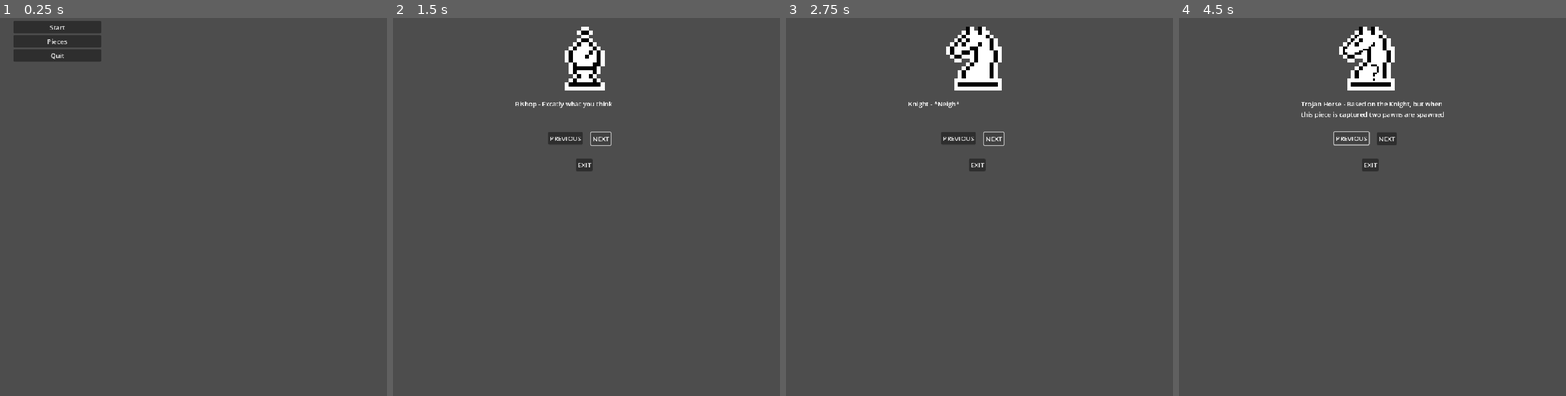
Above: before the commit, frames 1-4 (left to right).
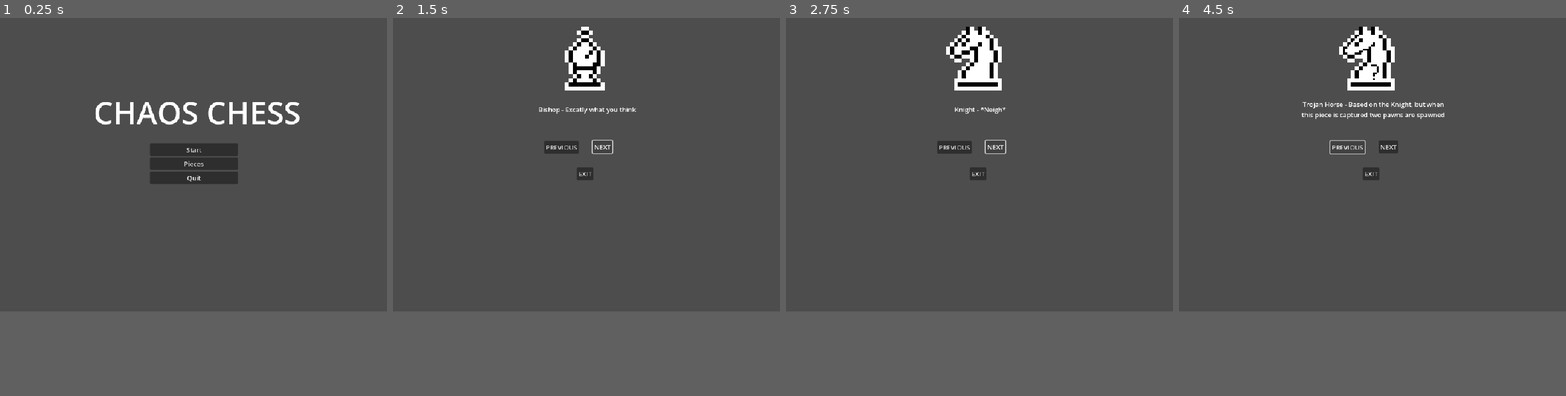
Above: after the commit, the same moments.

Repository: Wyadox/TurnBasedLite
Game: Godot game, scene res://scenes/game.tscn
Two runs of this game, one before a commit and one after it. Both use one fixed random seed, a clock stepped at 60 frames per second and the inputs below.
Inputs:
- Up to frame 1 (0.25 s): no input
- Up to frame 2 (1.5 s): click "Pieces" at 0.5 s; click "NEXT" at 1.25 s
- Up to frame 3 (2.75 s): click "NEXT" at 2 s
- Up to frame 4 (4.5 s): click "PREVIOUS" at 2.75 s; click "PREVIOUS" at 3.5 s; click "PREVIOUS" at 4.25 s
In our replay, the window is 800x800 before the commit and 800x625 after it. These sizes can differ from the game's own. Grey fills any space a smaller window leaves; there, only what the larger window draws over its background counts as a difference.

The runs differ from the first frame. In frame 1, 5.6% of the frame differs, in the area x 3-78%, y 0-44%; in frame 2, 1.0%; in frame 3, 0.9%; in frame 4, 1.1%.

Commit message:
Move Timer + Promoted Indicator
Added a move timer that forces the player to make a move within a certain time, otherwise a random move is chosen

Also promoted indicator

Diff:
--- a/chess-game/project.godot
+++ b/chess-game/project.godot
@@ -22,7 +22,7 @@
 [display]
 
 window/size/viewport_width=960
-window/size/viewport_height=960
+window/size/viewport_height=750
 window/stretch/mode="canvas_items"
 
 [input]
--- a/chess-game/scenes/descriptions.tscn
+++ b/chess-game/scenes/descriptions.tscn
@@ -1,6 +1,6 @@
 [gd_scene load_steps=4 format=3 uid="uid://c6ulmyy15jdeu"]
 
-[ext_resource type="Script" uid="uid://dbjmnp715fnbm" path="res://descriptions.gd" id="1_yr26l"]
+[ext_resource type="Script" uid="uid://dbjmnp715fnbm" path="res://scripts/descriptions.gd" id="1_yr26l"]
 [ext_resource type="Texture2D" uid="uid://bhpcvx2c3573d" path="res://StunIndicator.png" id="2_5jbt0"]
 [ext_resource type="Texture2D" uid="uid://c2ffhrqxtv6do" path="res://customPiecesSpritesheet.png" id="3_n6byr"]
 
@@ -13,18 +13,18 @@
 
 [node name="Left_Button" type="Button" parent="."]
 layout_mode = 0
-offset_left = 385.0
-offset_top = 305.0
-offset_right = 471.0
-offset_bottom = 336.0
+offset_left = 375.0
+offset_top = 327.0
+offset_right = 461.0
+offset_bottom = 358.0
 text = "PREVIOUS"
 
 [node name="Right_Button" type="Button" parent="."]
 layout_mode = 0
-offset_left = 491.0
-offset_top = 306.0
-offset_right = 540.0
-offset_bottom = 337.0
+offset_left = 495.0
+offset_top = 326.0
+offset_right = 544.0
+offset_bottom = 357.0
 text = "NEXT"
 
 [node name="image_preview" type="TextureRect" parent="."]
@@ -37,19 +37,21 @@
 
 [node name="Label" type="Label" parent="."]
 layout_mode = 0
-offset_left = 303.0
-offset_top = 223.0
-offset_right = 659.0
-offset_bottom = 296.0
+offset_left = 304.0
+offset_top = 212.0
+offset_right = 660.0
+offset_bottom = 285.0
 text = "HELLO THERE "
+horizontal_alignment = 1
+vertical_alignment = 1
 autowrap_mode = 2
 
 [node name="Exit_Button" type="Button" parent="."]
 layout_mode = 0
-offset_left = 454.0
-offset_top = 371.0
-offset_right = 495.0
-offset_bottom = 402.0
+offset_left = 456.0
+offset_top = 393.0
+offset_right = 497.0
+offset_bottom = 424.0
 text = "EXIT"
 
 [node name="Sprite2D" type="Sprite2D" parent="."]
--- a/chess-game/scenes/game.tscn
+++ b/chess-game/scenes/game.tscn
@@ -1,10 +1,12 @@
-[gd_scene load_steps=6 format=3 uid="uid://bxdepwhprt4pp"]
+[gd_scene load_steps=8 format=3 uid="uid://bxdepwhprt4pp"]
 
 [ext_resource type="Script" uid="uid://bj20fx8i5xny6" path="res://scripts/game.gd" id="1_yqjtg"]
 [ext_resource type="Script" uid="uid://dlwh8mqmkmuqo" path="res://scripts/board.gd" id="2_lnu2h"]
 [ext_resource type="Script" uid="uid://b3kuug82fetu7" path="res://scripts/setup_phase_ui.gd" id="3_lnu2h"]
 [ext_resource type="Script" uid="uid://ft8v0cp8vk1p" path="res://scripts/main_menu.gd" id="4_lbhrr"]
 [ext_resource type="Script" uid="uid://dh2jkjv5144ew" path="res://scripts/opponent_ui.gd" id="5_iywne"]
+[ext_resource type="Texture2D" uid="uid://d31qmqe0kjyid" path="res://EmptyBar.png" id="6_u5sy4"]
+[ext_resource type="Texture2D" uid="uid://3dyvehvtliv5" path="res://FullBar.png" id="7_gee14"]
 
 [node name="Game" type="Node2D"]
 script = ExtResource("1_yqjtg")
@@ -34,10 +36,10 @@
 anchor_top = 0.5
 anchor_right = 0.5
 anchor_bottom = 0.5
-offset_left = 204.0
-offset_top = 360.0
-offset_right = 817.0
-offset_bottom = 466.0
+offset_left = 185.0
+offset_top = 226.0
+offset_right = 798.0
+offset_bottom = 332.0
 grow_horizontal = 2
 grow_vertical = 2
 theme_override_font_sizes/font_size = 75
@@ -50,10 +52,10 @@
 anchor_top = 2.015
 anchor_right = 2.4220002
 anchor_bottom = 2.015
-offset_left = 420.0
-offset_top = 483.0
-offset_right = 592.0
-offset_bottom = 530.0
+offset_left = 392.0
+offset_top = 318.0
+offset_right = 564.0
+offset_bottom = 365.0
 grow_horizontal = 2
 grow_vertical = 2
 text = "Main Menu
@@ -110,7 +112,7 @@
 
 [node name="Arco_Button" type="Button" parent="SetupPhaseUI/VBoxContainer"]
 layout_mode = 2
-text = "ARCO
+text = "Acrobishop
 "
 
 [node name="Shield_Button" type="Button" parent="SetupPhaseUI/VBoxContainer"]
@@ -151,11 +153,22 @@
 [node name="MainMenu" type="Control" parent="."]
 layout_mode = 3
 anchors_preset = 0
-offset_left = 33.0
-offset_top = 29.0
-offset_right = 234.0
-offset_bottom = 190.0
+offset_left = 372.0
+offset_top = 333.0
+offset_right = 573.0
+offset_bottom = 494.0
 script = ExtResource("4_lbhrr")
+
+[node name="Label" type="Label" parent="MainMenu"]
+layout_mode = 0
+offset_left = -140.0
+offset_top = -149.0
+offset_right = 374.0
+offset_bottom = -6.0
+theme_override_font_sizes/font_size = 77
+text = "CHAOS CHESS"
+horizontal_alignment = 1
+vertical_alignment = 1
 
 [node name="VBoxContainer" type="VBoxContainer" parent="MainMenu"]
 layout_mode = 0
@@ -177,16 +190,29 @@
 [node name="OpponentUI" type="Control" parent="."]
 layout_mode = 3
 anchors_preset = 0
-offset_left = 152.0
-offset_top = 175.0
-offset_right = 412.0
-offset_bottom = 333.0
+offset_left = 173.0
+offset_top = 47.0
+offset_right = 433.0
+offset_bottom = 205.0
 script = ExtResource("5_iywne")
 
+[node name="Label" type="Label" parent="OpponentUI"]
+layout_mode = 0
+offset_left = 40.0
+offset_top = 186.0
+offset_right = 631.0
+offset_bottom = 320.0
+theme_override_font_sizes/font_size = 46
+text = "CHOOSE YOUR OPPONENT"
+horizontal_alignment = 1
+vertical_alignment = 1
+
 [node name="HBoxContainer" type="HBoxContainer" parent="OpponentUI"]
 layout_mode = 0
-offset_right = 319.0
-offset_bottom = 41.0
+offset_left = 188.0
+offset_top = 317.0
+offset_right = 507.0
+offset_bottom = 358.0
 theme_override_constants/separation = 100
 
 [node name="HumanButton" type="Button" parent="OpponentUI/HBoxContainer"]
@@ -196,6 +222,30 @@
 [node name="AiButton" type="Button" parent="OpponentUI/HBoxContainer"]
 layout_mode = 2
 text = "Computer"
+
+[node name="MoveTimer" type="Timer" parent="."]
+wait_time = 15.0
+one_shot = true
+
+[node name="TimerLabel" type="Label" parent="."]
+offset_left = 780.0
+offset_top = 612.0
+offset_right = 949.0
+offset_bottom = 705.0
+theme_override_font_sizes/font_size = 50
+horizontal_alignment = 1
+vertical_alignment = 1
+
+[node name="MoveTimerBar" type="TextureProgressBar" parent="."]
+offset_left = 796.0
+offset_top = 569.0
+offset_right = 828.0
+offset_bottom = 601.0
+scale = Vector2(4.440916, 4.440916)
+max_value = 15.0
+fill_mode = 4
+texture_under = ExtResource("6_u5sy4")
+texture_progress = ExtResource("7_gee14")
 
 [connection signal="init_ai" from="." to="Board" method="_on_game_init_ai"]
 [connection signal="selected_square" from="." to="Board" method="_on_game_selected_square"]
@@ -232,3 +282,4 @@
 [connection signal="setup_ready" from="OpponentUI" to="Board" method="_on_opponent_ui_setup_ready"]
 [connection signal="pressed" from="OpponentUI/HBoxContainer/HumanButton" to="OpponentUI" method="_on_human_button_pressed"]
 [connection signal="pressed" from="OpponentUI/HBoxContainer/AiButton" to="OpponentUI" method="_on_ai_button_pressed"]
+[connection signal="timeout" from="MoveTimer" to="." method="_on_move_timer_timeout"]
--- a/chess-game/scripts/board.gd
+++ b/chess-game/scripts/board.gd
@@ -255,12 +255,17 @@
 
 func spawn_indicator(pos : Vector2, status : String):
 	var indicator = status_indicator.instantiate()
-	var offset : int
+	var xOffset : int
+	var yOffset : int
 	if (status == "protected"):
-		offset = 40
-	else:
-		offset = -40
-	indicator.position = Vector2(pos.x * 120 + 60 + offset, pos.y * 120 + 60 + 40)
+		xOffset = 40
+	else:
+		xOffset = -40
+	if (status == "promoted"):
+		yOffset = 40
+	else:
+		yOffset = -40
+	indicator.position = Vector2(pos.x * 120 + 60 + xOffset, pos.y * 120 + 60 + yOffset)
 	indicator.z_index = 101
 	indicator.set_status(status)
 	add_child(indicator)
@@ -279,8 +284,10 @@
 
 		if piece.stun_counter > 0:
 			spawn_indicator(pos, "stunned")
-		elif piece_is_protected(piece):
+		if piece_is_protected(piece):
 			spawn_indicator(pos, "protected")
+		if piece.promoted:
+			spawn_indicator(pos, "promoted")
 
 func piece_is_protected(piece):
 	var king_pos
--- a/chess-game/scripts/game.gd
+++ b/chess-game/scripts/game.gd
@@ -18,6 +18,8 @@
 var selected_piece = null;
 var previous_position = null;
 var setup_complete: bool = false
+var allow_select : bool = false
+var failed_to_move : bool = false
 
 @onready var board = $Board;
 @onready var ui_control = $Control
@@ -25,18 +27,27 @@
 @onready var setup_ui = $SetupPhaseUI
 @onready var main_menu_ui = $MainMenu
 
+@onready var move_timer : Timer = $MoveTimer
+@onready var timer_label : Label = $TimerLabel
+@onready var timer_bar : TextureProgressBar = $MoveTimerBar
+var move_time := 15.0
+var time_remaining := 15.0
+
 # Called when the node enters the scene tree for the first time.
 func _ready():
 	ui_control.hide()
 	win_label.hide()
 	setup_ui.hide()
+	timer_bar.hide()
 	init_game()
+	allow_select = false
 
 func _on_opponent_ui_setup_ready() -> void:
 	ui_control.hide()
 	win_label.hide()
 	setup_ui.show()
 	setup_complete = false
+	allow_select = true
 
 
 func _input(event):
@@ -47,6 +58,9 @@
 		var pos = get_pos_under_mouse()
 		selected_piece = board.get_piece(pos)
 		# Drag piece only if they are under the mouse or are of current player
+		if !allow_select:
+			return
+
 		if selected_piece == null and !setup_complete:
 			if pos.x < 6 and pos.x > -1 and pos.y < 6 and pos.y > -1:
 				if status == Globals.COLORS.WHITE and pos.y == 5:
@@ -238,7 +252,7 @@
 				return false
 
 	var dest_piece = board.get_piece(to_pos)
-	if dest_piece != null and board.piece_is_protected(dest_piece):
+	if dest_piece != null and (board.piece_is_protected(dest_piece) or dest_piece.piece_type == Globals.PIECE_TYPES.DUCK):
 		return false
 
 
@@ -328,11 +342,35 @@
 		end_turn()
 		evaluate_end_game()
 
+func move_from_timeout(otherPlayer : Globals.PLAYER):
+	var piece_died = false
+
+	var valid_moves = get_valid_moves()
+	if len(valid_moves) == 0:
+		set_win(otherPlayer)
+		return
+	var move = valid_moves.pick_random()
+	var piece = move[0]
+	var pos = move[1]
+	var dest_piece = board.get_piece(pos)
+
+	if dest_piece != null:
+		if dest_piece.piece_type == Globals.PIECE_TYPES.JOUST_BISHOP:
+			piece_died = true
+		board.delete_piece(dest_piece)
+	piece.move_position(pos)
+	if piece_died:
+		board.delete_piece(piece)
+	end_turn()
+	evaluate_end_game()
+
+
 func evaluate_end_game():
 	# Check whether the current user can make any legal move
 	var moves = get_valid_moves()
 	if len(moves) == 0:
 		game_over = true
+		move_timer.stop()
 		set_win(Globals.PLAYER.TWO if status == player_color else Globals.PLAYER.ONE)
 		return true
 
@@ -353,6 +391,7 @@
 
 	if white_piece_count == 1 and white_duck or black_piece_count == 1 and black_duck:
 		game_over = true
+		move_timer.stop()
 		set_win(Globals.PLAYER.TWO if status == player_color else Globals.PLAYER.ONE)
 		return true
 
@@ -382,14 +421,18 @@
 		if piece.stun_counter > 0:
 			piece.stun_counter -= 1
 	status = Globals.COLORS.BLACK if status == Globals.COLORS.WHITE else Globals.COLORS.WHITE
+
+	reset_timer()
 	board.update_indicators()
 
 func _on_board_setup_complete() -> void:
 	setup_complete = true
 	setup_ui.hide()
+	timer_bar.show()
 	status = Globals.COLORS.WHITE
 	print("init_pieces call")
 	init_pieces()
+	reset_timer()
 	board.update_indicators()
 
 
@@ -418,3 +461,31 @@
 	for piece in board.pieces:
 		if piece.piece_type == Globals.PIECE_TYPES.SHIELD_KING:
 			board.register_king(piece.board_position, piece.color)
+
+
+
+# Timer code
+
+func _on_move_timer_timeout() -> void:
+	print("ran out of time")
+
+	var player
+	if status == Globals.COLORS.WHITE:
+		player = Globals.PLAYER.ONE
+	else:
+		player = Globals.PLAYER.TWO
+	move_from_timeout(player)
+
+func _process(delta):
+	if move_timer.is_stopped():
+		return
+
+	time_remaining -= delta
+	#timer_label.text = str(max(0, int(time_remaining)))
+	timer_bar.value = time_remaining
+
+func reset_timer():
+	time_remaining = move_time
+	#timer_label.text = str(int(time_remaining))
+	timer_bar.value = move_time
+	move_timer.start(move_time)
--- a/chess-game/scripts/status_indicator.gd
+++ b/chess-game/scripts/status_indicator.gd
@@ -6,5 +6,7 @@
 			$Sprite2D.texture = preload("res://ShieldIndicator.png")
 		"stunned":
 			$Sprite2D.texture = preload("res://StunIndicator.png")
+		"promoted":
+			$Sprite2D.texture = preload("res://PromotedIndicator.png")
 		"none":
 				queue_free()
Binary file added: chess-game/EmptyBar.png
Not shown, added: chess-game/EmptyBar.png.import
Binary file added: chess-game/FullBar.png
Not shown, added: chess-game/FullBar.png.import
Binary file added: chess-game/PromotedIndicator.png
Not shown, added: chess-game/PromotedIndicator.png.import
Renamed: chess-game/descriptions.gd -> chess-game/scripts/descriptions.gd
Renamed: chess-game/descriptions.gd.uid -> chess-game/scripts/descriptions.gd.uid
